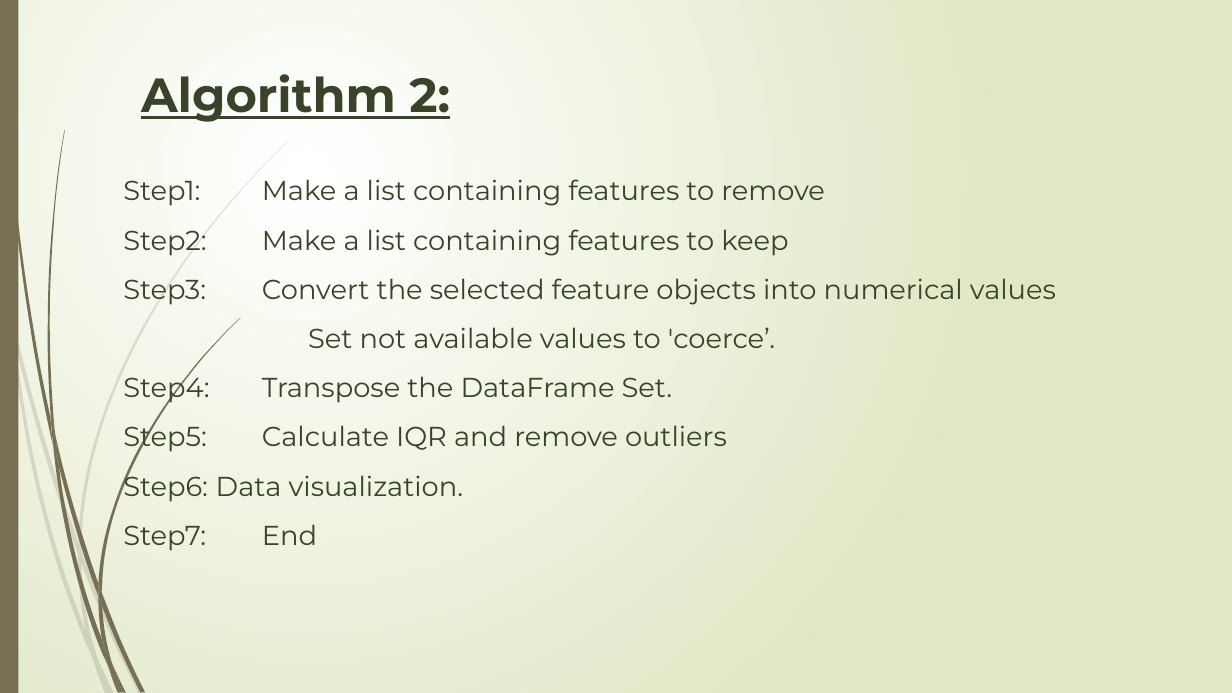
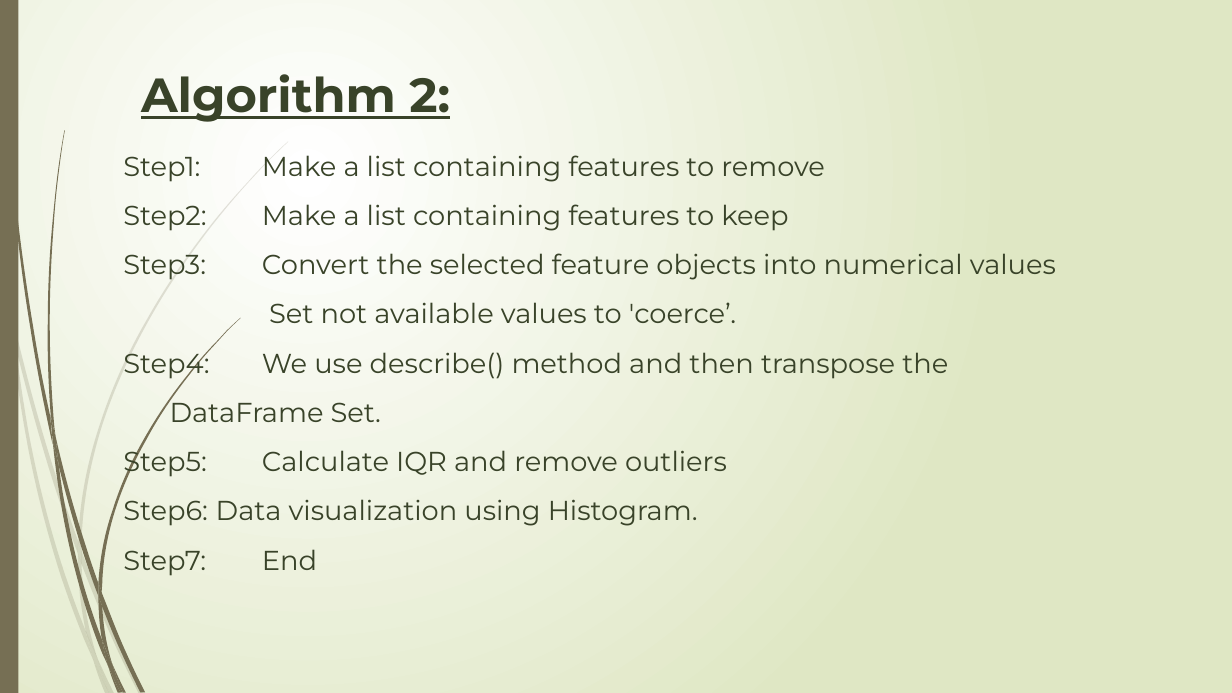
Before and after one commit to NavaneethVijay/vtuproject, a slide deck: slide 15 of Phase-II-Seminar.pptx. Drawn at 1232x693 pixels with LibreOffice and Linux fonts; fonts in the diff are those of the drawing. Boxes give left, top, right and bottom in pixels: in the first picture for what was removed or moved away, otherwise in the second. Text is boxed around its words. In the diff, an @@ line names an element or a change of style, - is before the commit and + after.

Commit message:
changes to ppt

```diff
--- a/Phase-II-Seminar.pptx
+++ b/Phase-II-Seminar.pptx
@@ title at <box>123,155,1056,576</box>: text changed @@
-Step1: Make a list containing features to remove
-Step2: Make a list containing features to keep
-Step3: Convert the selected feature objects into numerical values
-Set not available values to 'coerce’.
-Step4: Transpose the DataFrame Set.
-Step5: Calculate IQR and remove outliers
-Step6: Data visualization.
-Step7: End
+Step1: Make a list containing features to remove
+Step2: Make a list containing features to keep
+Step3: Convert the selected feature objects into numerical values
+Set not available values to 'coerce’.
+Step4: We use describe() method and then transpose the DataFrame Set.
+Step5: Calculate IQR and remove outliers
+Step6: Data visualization using Histogram.
+Step7: End
```
Also in this commit, not shown: 2 other slides changed.
